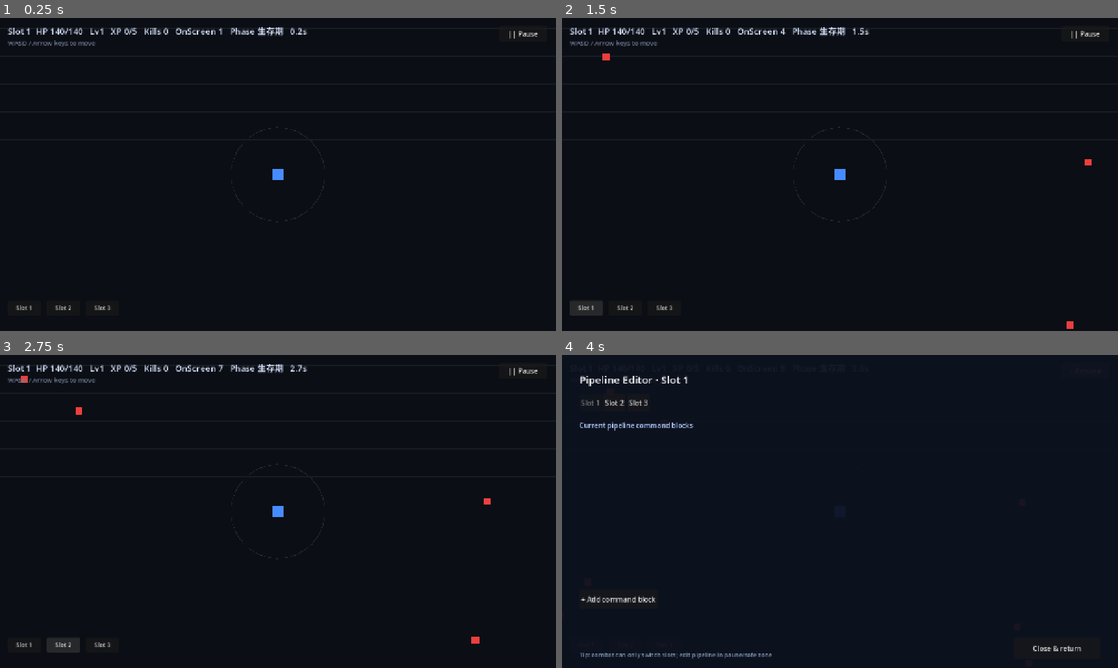
Above: before the commit, frames 1-4 (two rows, left to right).
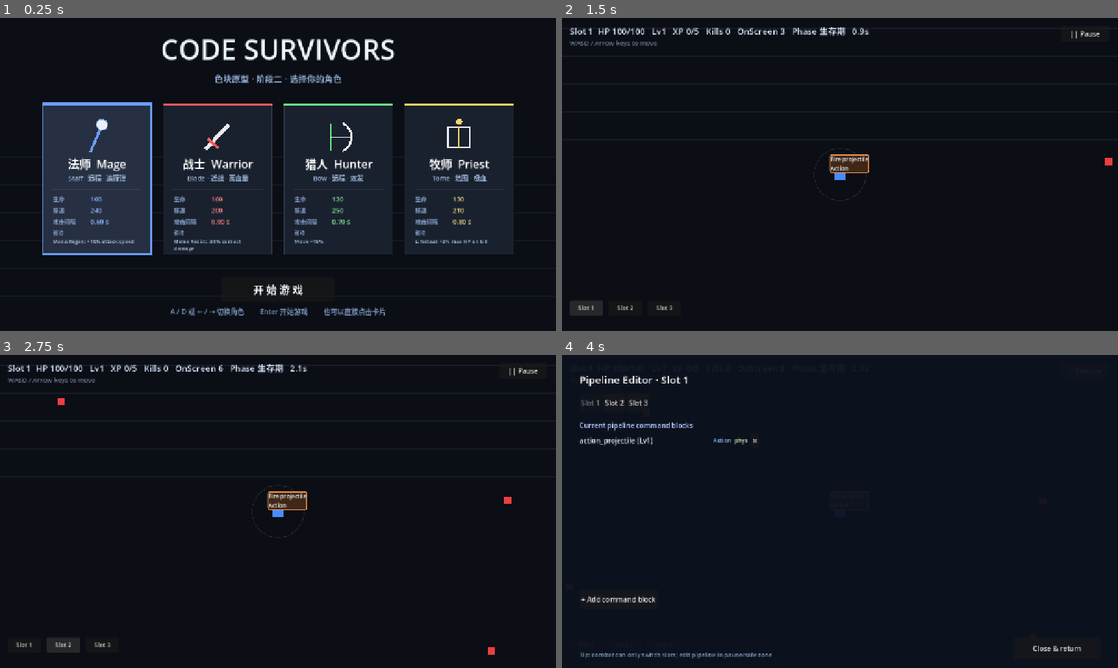
Above: after the commit, the same moments.

Repository: El-even1/code-survivors
Game: Godot game, scene res://scenes/start.tscn
The game is run twice, just before and just after one commit, with the same random seed, the same clock (stepped at 60 frames per second) and the same inputs. Before the commit the project starts from res://scenes/main.tscn.
Inputs (mouse positions are in pixels of both pictures, inside the frame that each line leads up to):
- Up to frame 1 (0.25 s): no input
- Up to frame 2 (1.5 s): click (656, 177) at 0.52 s; click "Slot 1" at 1.25 s
- Up to frame 3 (2.75 s): click "Slot 2" at 2 s
- Up to frame 4 (4 s): click "Slot 3" at 2.75 s; click "|| Pause" at 3.5 s

The runs differ from the first frame. In frame 1, 41% of the frame differs, in the area x 1-97%, y 2-96%; in frame 2, 0.6%; in frame 3, 0.7%; in frame 4, 0.2%.

Commit message:
feat: 开始页与多角色选人界面（四角色色块卡片 + 键盘/鼠标选择 + 角色属性接入战斗）

Diff:
--- a/project.godot
+++ b/project.godot
@@ -12,7 +12,7 @@
 
 config/name="Code Survivors"
 config/description="Survivors-like prototype with visual pipeline building (trigger-condition-action-modifier)"
-run/main_scene="res://scenes/main.tscn"
+run/main_scene="res://scenes/start.tscn"
 config/features=PackedStringArray("4.7", "GL Compatibility")
 
 [display]
--- /dev/null
+++ b/scenes/start.tscn
@@ -0,0 +1,6 @@
+[gd_scene load_steps=2 format=3]
+
+[ext_resource type="Script" path="res://scripts/ui/start_view.gd" id="1_start"]
+
+[node name="Start" type="Node2D"]
+script = ExtResource("1_start")
--- /dev/null
+++ b/scripts/core/game_state.gd
@@ -0,0 +1,11 @@
+class_name GameStateData
+extends RefCounted
+
+## 全局游戏状态（静态变量，跨场景切换保留）
+## 不用 autoload：headless --script 测试里 autoload 尚未注册，静态变量两种模式都能用
+
+static var selected_char := "mage"
+
+
+static func reset() -> void:
+	selected_char = "mage"
--- a/scripts/ui/proto_view.gd
+++ b/scripts/ui/proto_view.gd
@@ -30,6 +30,8 @@
 ## Font (default font, prototype phase no resources)
 func _ready() -> void:
 	sim = ProtoSim.new()
+	# 应用选人界面选择的角色（属性、武器、默认管线槽）
+	sim._select_char(GameStateData.selected_char)
 	camera_pos = sim.player_pos - Vector2(Tuning.VIEW_W * 0.5, Tuning.VIEW_H * 0.5)
 	cam2d.global_position = sim.player_pos
 	_build_ui()
@@ -171,6 +173,10 @@
 		if event.keycode == KEY_ESCAPE:
 			_toggle_pause()
 			get_viewport().set_input_as_handled()
+		elif event.keycode == KEY_R and (not sim.alive or sim.level_sim.is_victory):
+			# 死亡 / 通关后按 R 回到选人界面
+			get_tree().change_scene_to_file("res://scenes/start.tscn")
+			get_viewport().set_input_as_handled()
 
 
 func _process(delta: float) -> void:
@@ -190,7 +196,11 @@
 			pass
 		elif not sim.alive:
 			result_label.visible = true
-			result_label.text = "Killed  Kills %d" % sim.kills
+			result_label.text = "Killed  Kills %d\n按 R 重新选择角色" % sim.kills
+		elif sim.level_sim.is_victory:
+			result_label.visible = true
+			result_label.add_theme_color_override("font_color", Color(0.55, 1.0, 0.65))
+			result_label.text = "VICTORY  Kills %d\n按 R 重新选择角色" % sim.kills
 
 	# AoE pulse decay
 	if pulse_t >= 0.0:
--- /dev/null
+++ b/scripts/ui/start_view.gd
@@ -0,0 +1,297 @@
+extends Node2D
+
+## 开始页 + 多角色选人界面（色块风格，零美术资源）
+## 键盘：A/D 或 ←/→ 切换角色，Enter/Space 开始
+## 鼠标：点击卡片选择，点「开始游戏」进入
+## 选定角色写入 GameState.selected_char，由 proto_view 读取
+
+const CHAR_IDS: Array[String] = ["mage", "warrior", "hunter", "priest"]
+
+const CHAR_COLOR := {
+	"mage": Color(0.42, 0.62, 1.00),
+	"warrior": Color(0.95, 0.36, 0.36),
+	"hunter": Color(0.42, 0.92, 0.52),
+	"priest": Color(0.96, 0.84, 0.42),
+}
+
+const CHAR_CN := {
+	"mage": "法师",
+	"warrior": "战士",
+	"hunter": "猎人",
+	"priest": "牧师",
+}
+
+const CHAR_TAG := {
+	"mage": "远程 · 追踪弹",
+	"warrior": "近战 · 高血量",
+	"hunter": "远程 · 双发",
+	"priest": "范围 · 吸血",
+}
+
+const CARD_W := 250.0
+const CARD_H := 348.0
+const CARD_GAP := 28.0
+const CARD_Y := 196.0
+
+var selected := 0
+var hovered := -1
+var _t := 0.0
+var _card_buttons: Array = []
+var _start_btn: Button
+
+
+func _ready() -> void:
+	_build_buttons()
+	queue_redraw()
+
+
+func _process(delta: float) -> void:
+	_t += delta
+	queue_redraw()
+
+
+## ---------- 布局 ----------
+func _card_x(i: int) -> float:
+	var total: float = CARD_W * float(CHAR_IDS.size()) + CARD_GAP * float(CHAR_IDS.size() - 1)
+	var x0: float = (Tuning.VIEW_W - total) * 0.5
+	return x0 + float(i) * (CARD_W + CARD_GAP)
+
+
+func _card_rect(i: int) -> Rect2:
+	return Rect2(Vector2(_card_x(i), CARD_Y), Vector2(CARD_W, CARD_H))
+
+
+## ---------- 交互 ----------
+func _build_buttons() -> void:
+	# 每张卡片上一块透明按钮，负责点击与悬停
+	for i in range(CHAR_IDS.size()):
+		var b := Button.new()
+		b.flat = true
+		b.text = ""
+		b.focus_mode = Control.FOCUS_NONE
+		b.position = _card_rect(i).position
+		b.size = Vector2(CARD_W, CARD_H)
+		b.mouse_entered.connect(_on_hover.bind(i))
+		b.mouse_exited.connect(_on_unhover.bind(i))
+		b.pressed.connect(_on_card_clicked.bind(i))
+		add_child(b)
+		_card_buttons.append(b)
+
+	_start_btn = Button.new()
+	_start_btn.text = "开 始 游 戏"
+	_start_btn.focus_mode = Control.FOCUS_NONE
+	_start_btn.size = Vector2(260, 56)
+	_start_btn.position = Vector2((Tuning.VIEW_W - 260.0) * 0.5, 596.0)
+	_start_btn.add_theme_font_size_override("font_size", 24)
+	_start_btn.add_theme_color_override("font_color", Color(0.95, 0.98, 1.0))
+	_start_btn.add_theme_color_override("font_hover_color", Color(1, 1, 1))
+	_start_btn.add_theme_color_override("font_pressed_color", Color(0.8, 0.9, 1.0))
+	_start_btn.pressed.connect(_start_game)
+	add_child(_start_btn)
+
+
+func _on_hover(i: int) -> void:
+	hovered = i
+	queue_redraw()
+
+
+func _on_unhover(i: int) -> void:
+	if hovered == i:
+		hovered = -1
+		queue_redraw()
+
+
+func _on_card_clicked(i: int) -> void:
+	if i == selected:
+		# 再点一次已选中的卡片 = 直接开始
+		_start_game()
+		return
+	selected = i
+	queue_redraw()
+
+
+## 切换选择（键盘与测试共用，纯逻辑不碰视图）
+func cycle_selection(step: int) -> void:
+	selected = (selected + step + CHAR_IDS.size()) % CHAR_IDS.size()
+	queue_redraw()
+
+
+## 当前选中的角色 id（供流程测试与开战使用）
+func get_selected_id() -> String:
+	return CHAR_IDS[selected]
+
+
+## 把选择写进全局状态，返回写入的角色 id（不含场景切换，便于测试）
+func commit_selection() -> String:
+	GameStateData.selected_char = CHAR_IDS[selected]
+	return GameStateData.selected_char
+
+
+func _unhandled_input(event: InputEvent) -> void:
+	if event is InputEventKey and event.pressed and not event.echo:
+		match event.keycode:
+			KEY_A, KEY_LEFT:
+				cycle_selection(-1)
+			KEY_D, KEY_RIGHT:
+				cycle_selection(1)
+			KEY_ENTER, KEY_KP_ENTER, KEY_SPACE:
+				_start_game()
+			_:
+				return
+		get_viewport().set_input_as_handled()
+
+
+func _start_game() -> void:
+	commit_selection()
+	get_tree().change_scene_to_file("res://scenes/main.tscn")
+
+
+## ---------- 绘制 ----------
+func _draw() -> void:
+	# 背景
+	draw_rect(Rect2(0, 0, Tuning.VIEW_W, Tuning.VIEW_H), Color(0.043, 0.055, 0.078), true)
+
+	# 背景网格
+	var g := 64.0
+	var line_col := Color(0.075, 0.095, 0.135)
+	var gx := 0.0
+	while gx <= Tuning.VIEW_W:
+		draw_line(Vector2(gx, 0), Vector2(gx, Tuning.VIEW_H), line_col, 1.0)
+		gx += g
+	var gy := 0.0
+	while gy <= Tuning.VIEW_H:
+		draw_line(Vector2(0, gy), Vector2(Tuning.VIEW_W, gy), line_col, 1.0)
+		gy += g
+
+	# 标题
+	_draw_center_text("CODE SURVIVORS", 96.0, 64, Color(0.92, 0.96, 1.0))
+	_draw_center_text("色块原型 · 阶段二 · 选择你的角色", 148.0, 20, Color(0.55, 0.66, 0.82))
+
+	# 角色卡
+	for i in range(CHAR_IDS.size()):
+		_draw_card(i)
+
+	# 底部操作提示
+	_draw_center_text("A / D 或 ← / → 切换角色　　 Enter 开始游戏　　 也可以直接点击卡片", 682.0, 16, Color(0.45, 0.55, 0.70))
+
+
+func _draw_center_text(text: String, y: float, fs: int, col: Color) -> void:
+	var font := ThemeDB.fallback_font
+	var w: float = font.get_string_size(text, HORIZONTAL_ALIGNMENT_LEFT, -1, fs).x
+	draw_string(font, Vector2((Tuning.VIEW_W - w) * 0.5, y), text, HORIZONTAL_ALIGNMENT_LEFT, -1, fs, col)
+
+
+func _draw_card_center(text: String, cx: float, y: float, fs: int, col: Color) -> void:
+	var font := ThemeDB.fallback_font
+	var w: float = font.get_string_size(text, HORIZONTAL_ALIGNMENT_LEFT, -1, fs).x
+	draw_string(font, Vector2(cx - w * 0.5, y), text, HORIZONTAL_ALIGNMENT_LEFT, -1, fs, col)
+
+
+func _draw_card(i: int) -> void:
+	var rect := _card_rect(i)
+	var cid: String = CHAR_IDS[i]
+	var col: Color = CHAR_COLOR[cid]
+	var info: Dictionary = Tuning.CHARACTER_BASE[cid]
+	var is_sel := i == selected
+	var is_hov := i == hovered
+
+	# 卡片底
+	var bg := Color(0.10, 0.13, 0.18)
+	if is_sel:
+		bg = Color(0.15, 0.19, 0.26)
+	elif is_hov:
+		bg = Color(0.12, 0.15, 0.21)
+	draw_rect(rect, bg, true)
+
+	# 顶部角色色条
+	draw_rect(Rect2(rect.position, Vector2(CARD_W, 6.0)), col, true)
+
+	# 边框：选中时呼吸高亮
+	if is_sel:
+		var pulse: float = 0.65 + 0.35 * sin(_t * 5.0)
+		draw_rect(rect, Color(col.r, col.g, col.b, pulse), false, 3.0)
+	elif is_hov:
+		draw_rect(rect, Color(1, 1, 1, 0.30), false, 1.5)
+	else:
+		draw_rect(rect, Color(1, 1, 1, 0.10), false, 1.0)
+
+	# 武器图标（色块）
+	var icon_center := Vector2(rect.position.x + CARD_W * 0.5, rect.position.y + 78.0)
+	_draw_icon(cid, icon_center, 84.0, col)
+
+	# 名字 / 武器定位
+	_draw_card_center("%s  %s" % [CHAR_CN[cid], String(info["name"])],
+		rect.position.x + CARD_W * 0.5, rect.position.y + 150.0, 26, Color(1, 1, 1))
+	_draw_card_center("%s · %s" % [String(info["weapon"]), CHAR_TAG[cid]],
+		rect.position.x + CARD_W * 0.5, rect.position.y + 178.0, 15, Color(0.62, 0.72, 0.86))
+
+	# 分隔线
+	draw_line(Vector2(rect.position.x + 22.0, rect.position.y + 198.0),
+		Vector2(rect.position.x + CARD_W - 22.0, rect.position.y + 198.0),
+		Color(1, 1, 1, 0.10), 1.0)
+
+	# 数值
+	var x := rect.position.x + 24.0
+	var y := rect.position.y + 226.0
+	_draw_stat("生命", str(int(float(info["hp"]))), x, y, col)
+	_draw_stat("移速", str(int(float(info["speed"]))), x, y + 26.0, col)
+	_draw_stat("攻击间隔", "%.2f s" % float(info["attack_cooldown"]), x, y + 52.0, col)
+
+	# 被动
+	var font := ThemeDB.fallback_font
+	draw_string(font, Vector2(x, rect.position.y + 302.0), "被动",
+		HORIZONTAL_ALIGNMENT_LEFT, -1, 12, Color(0.50, 0.60, 0.75))
+	_draw_wrapped(String(info["passive"]), Vector2(x, rect.position.y + 322.0),
+		CARD_W - 48.0, 12, Color(0.72, 0.80, 0.92))
+
+
+func _draw_stat(label: String, value: String, x: float, y: float, col: Color) -> void:
+	var font := ThemeDB.fallback_font
+	draw_string(font, Vector2(x, y), label, HORIZONTAL_ALIGNMENT_LEFT, -1, 13, Color(0.52, 0.62, 0.78))
+	draw_string(font, Vector2(x + 86.0, y), value, HORIZONTAL_ALIGNMENT_LEFT, -1, 15, col.lightened(0.25))
+
+
+## 按像素宽度折行（被动描述用）
+func _draw_wrapped(text: String, pos: Vector2, max_w: float, fs: int, col: Color) -> void:
+	var font := ThemeDB.fallback_font
+	var line := ""
+	var y := pos.y
+	for word in text.split(" "):
+		var cand := word if line == "" else line + " " + word
+		var w: float = font.get_string_size(cand, HORIZONTAL_ALIGNMENT_LEFT, -1, fs).x
+		if w > max_w and line != "":
+			draw_string(font, Vector2(pos.x, y), line, HORIZONTAL_ALIGNMENT_LEFT, -1, fs, col)
+			y += float(fs) + 4.0
+			line = word
+		else:
+			line = cand
+	if line != "":
+		draw_string(font, Vector2(pos.x, y), line, HORIZONTAL_ALIGNMENT_LEFT, -1, fs, col)
+
+
+## 每个角色一个纯色块武器图标，不用美术资源也能一眼区分
+func _draw_icon(cid: String, center: Vector2, sz: float, col: Color) -> void:
+	var white := Color(1, 1, 1, 0.92)
+	match cid:
+		"mage":
+			# 法杖：斜杆 + 顶端法球
+			draw_line(center + Vector2(-sz * 0.18, sz * 0.42), center + Vector2(sz * 0.10, -sz * 0.24), col, 6.0)
+			draw_circle(center + Vector2(sz * 0.14, -sz * 0.34), sz * 0.15, white, true)
+			draw_circle(center + Vector2(sz * 0.14, -sz * 0.34), sz * 0.15, col, false, 2.0)
+		"warrior":
+			# 刀刃：斜厚线 + 护手
+			draw_line(center + Vector2(-sz * 0.34, sz * 0.34), center + Vector2(sz * 0.30, -sz * 0.34), white, 9.0)
+			draw_line(center + Vector2(-sz * 0.26, sz * 0.04), center + Vector2(sz * 0.02, sz * 0.30), col, 7.0)
+		"hunter":
+			# 弓：弧 + 弦 + 箭
+			draw_arc(center + Vector2(-sz * 0.06, 0), sz * 0.42, -1.15, 1.15, 22, white, 5.0)
+			draw_line(center + Vector2(-sz * 0.22, -sz * 0.38), center + Vector2(-sz * 0.22, sz * 0.38), col, 2.5)
+			draw_line(center + Vector2(-sz * 0.22, 0), center + Vector2(sz * 0.40, 0), white, 3.0)
+		"priest":
+			# 法书：书页 + 书脊 + 光点
+			var book := Rect2(center + Vector2(-sz * 0.30, -sz * 0.28), Vector2(sz * 0.60, sz * 0.56))
+			draw_rect(book, white, false, 3.0)
+			draw_line(center + Vector2(0, -sz * 0.28), center + Vector2(0, sz * 0.28), col, 2.0)
+			draw_circle(center + Vector2(0, -sz * 0.42), sz * 0.08, col, true)
+		_:
+			pass
--- /dev/null
+++ b/tests/screenshot_start.gd
@@ -0,0 +1,36 @@
+extends SceneTree
+
+## 开始页 / 选人界面截图
+## 用法：godot --path . --script tests/screenshot_start.gd
+
+const OUT_PATH := "res://screenshots/start_select.png"
+
+
+func _init() -> void:
+	call_deferred("_run")
+
+
+func _run() -> void:
+	DirAccess.make_dir_recursive_absolute(ProjectSettings.globalize_path("res://screenshots"))
+
+	var scene: PackedScene = load("res://scenes/start.tscn")
+	if scene == null:
+		push_error("start.tscn 加载失败")
+		quit(1)
+		return
+	var inst := scene.instantiate()
+	root.add_child(inst)
+
+	# 等几帧让布局与绘制稳定（选中态呼吸动画也走一两帧）
+	for i in range(20):
+		await process_frame
+
+	await RenderingServer.frame_post_draw
+	var img := root.get_texture().get_image()
+	var err := img.save_png(ProjectSettings.globalize_path(OUT_PATH))
+	if err != OK:
+		push_error("截图保存失败: %d" % err)
+		quit(1)
+		return
+	print("screenshot saved: ", OUT_PATH)
+	quit(0)
--- /dev/null
+++ b/tests/test_start_flow.gd
@@ -0,0 +1,84 @@
+extends SceneTree
+## 开始页 → 选人 → 战斗 全流程测试
+## Run: godot --headless --path . --script tests/test_start_flow.gd
+
+var failures := 0
+var checks := 0
+
+
+func check(cond: bool, msg: String) -> void:
+	checks += 1
+	if cond:
+		print("  ok   " + msg)
+	else:
+		failures += 1
+		print("  FAIL " + msg)
+
+
+func _init() -> void:
+	call_deferred("_run")
+
+
+func _run() -> void:
+	print("=== Start / Character Select Flow Tests ===")
+
+	# 1. 选人界面：默认选中与左右循环
+	var start_scene: PackedScene = load("res://scenes/start.tscn")
+	check(start_scene != null, "start.tscn 可加载")
+	var start_view = start_scene.instantiate()
+	root.add_child(start_view)
+	await process_frame
+
+	check(start_view.get_selected_id() == "mage", "默认选中法师")
+	start_view.cycle_selection(1)
+	check(start_view.get_selected_id() == "warrior", "右移选中战士")
+	start_view.cycle_selection(-1)
+	check(start_view.get_selected_id() == "mage", "左移回到法师")
+	start_view.cycle_selection(-1)
+	check(start_view.get_selected_id() == "priest", "左移越界回绕到牧师")
+	start_view.cycle_selection(1)
+	check(start_view.get_selected_id() == "mage", "右移越界回绕到法师")
+
+	# 2. 提交选择写入全局状态
+	check(start_view.commit_selection() == "mage", "commit_selection 返回选中角色")
+	check(GameStateData.selected_char == "mage", "全局状态记录法师")
+	start_view.cycle_selection(1)
+	check(start_view.commit_selection() == "warrior", "重新提交为战士")
+	check(GameStateData.selected_char == "warrior", "全局状态更新为战士")
+	start_view.queue_free()
+	await process_frame
+
+	# 3. 战斗场景读取全局状态并应用角色属性
+	var main_scene: PackedScene = load("res://scenes/main.tscn")
+	check(main_scene != null, "main.tscn 可加载")
+	var battle = main_scene.instantiate()
+	root.add_child(battle)
+	await process_frame
+
+	check(battle.sim.char_id == "warrior", "战斗场景使用战士")
+	check(absf(battle.sim.player_max_hp - 160.0) < 0.001, "战士血量 160")
+	check(battle.sim.char_weapon == "Blade", "战士武器 Blade")
+	var p0: Array = battle.sim.get_pipeline(0)
+	check(p0.size() == 1, "战士默认管线 1 个指令块")
+	check(p0[0].id == "action_melee", "战士默认指令块是近战")
+
+	# 4. 换法师再开一局，确认角色切换生效
+	battle.queue_free()
+	await process_frame
+	GameStateData.selected_char = "mage"
+	var battle2 = main_scene.instantiate()
+	root.add_child(battle2)
+	await process_frame
+	check(battle2.sim.char_id == "mage", "第二局使用法师")
+	check(absf(battle2.sim.player_max_hp - 100.0) < 0.001, "法师血量 100")
+	var p0m: Array = battle2.sim.get_pipeline(0)
+	check(p0m.size() == 1 and p0m[0].id == "action_projectile", "法师默认指令块是投射物")
+	battle2.queue_free()
+	await process_frame
+
+	print("")
+	if failures == 0:
+		print("ALL %d CHECKS PASSED" % checks)
+	else:
+		print("%d / %d CHECKS FAILED" % [failures, checks])
+	quit(0 if failures == 0 else 1)
Binary file added: screenshots/start_select.png
Not shown, added: scripts/core/game_state.gd.uid
Not shown, added: scripts/ui/start_view.gd.uid
Not shown, added: tests/screenshot.gd.uid
Not shown, added: tests/screenshot_start.gd.uid
Not shown, added: tests/test_start_flow.gd.uid
